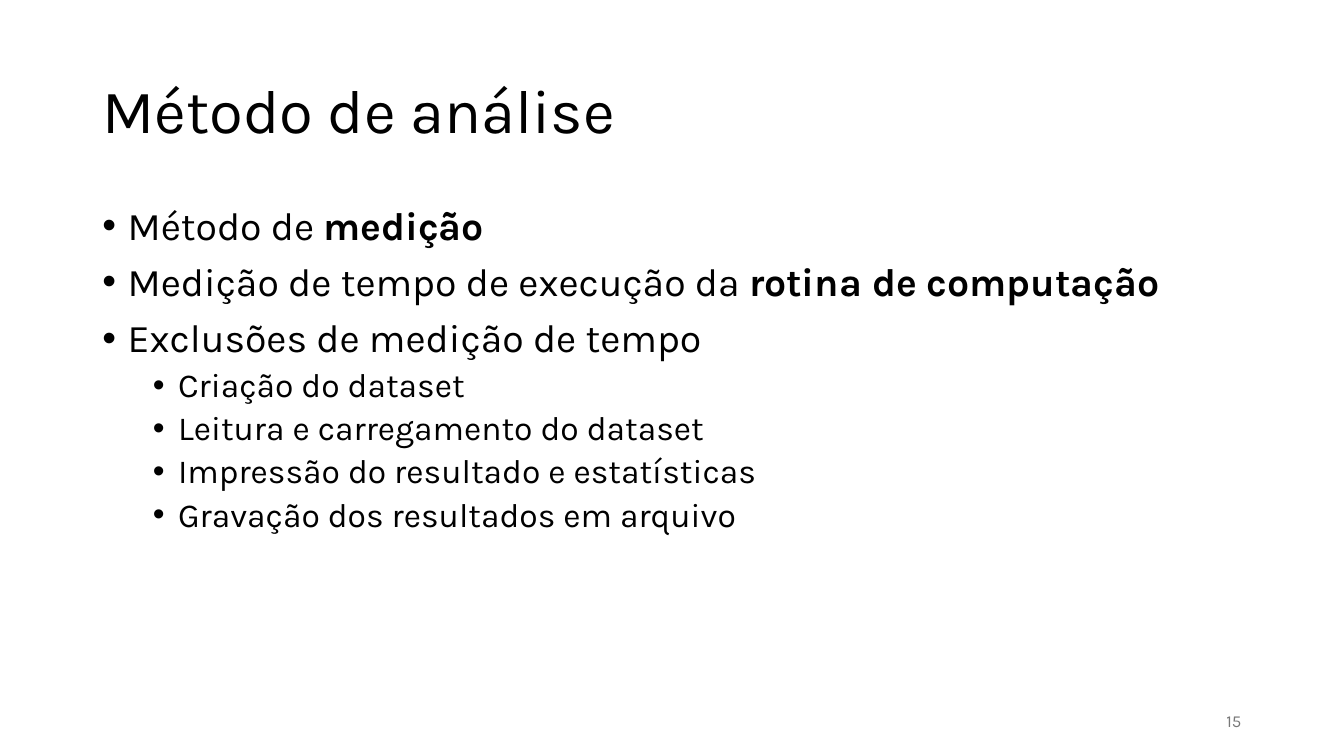
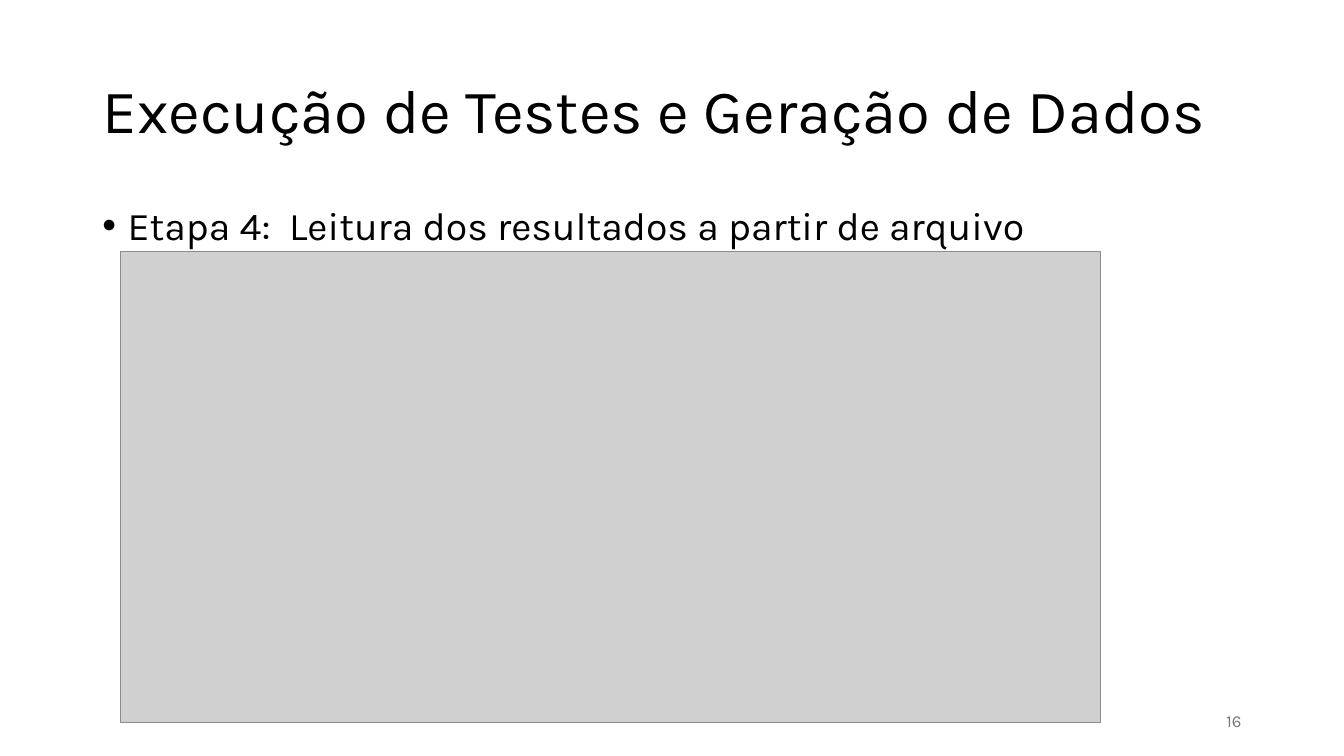
Before and after one commit to jlggross/TF-cmp223, a slide deck: slide 16 of 02-Parcial/02-Parcial-Apresentacao.pptx (slide 15 before the commit). Drawn at 1344x756 pixels with LibreOffice and Linux fonts; fonts in the diff are those of the drawing; grey boxes stand for pictures. Boxes give left, top, right and bottom in pixels: in the first picture for what was removed or moved away, otherwise in the second. Text is boxed around its words. In the diff, an @@ line names an element or a change of style, - is before the commit and + after.

```diff
--- a/02-Parcial/02-Parcial-Apresentacao.pptx
+++ b/02-Parcial/02-Parcial-Apresentacao.pptx
@@ title at (102,91,1205,146): text changed @@
-Método de análise
+Execução de Testes e Geração de Dados
@@ text at (128,213,1024,250): text changed; size 24 to 28 pt @@
-• Método de medição
-• Medição de tempo de execução da rotina de computação
-• Exclusões de medição de tempo
-  • Criação do dataset
-  • Leitura e carregamento do dataset
-  • Impressão do resultado e estatísticas
-  • Gravação dos resultados em arquivo
+• Etapa 4: Leitura dos resultados a partir de arquivo
@@ picture added at (121,252,1101,723) @@
@@ page number at (1226,716,1241,727): text changed @@
-15
+16
```
Also in this commit, not shown: 11 other slides changed, 6 slides added, 6 slides removed, 1 other file.
